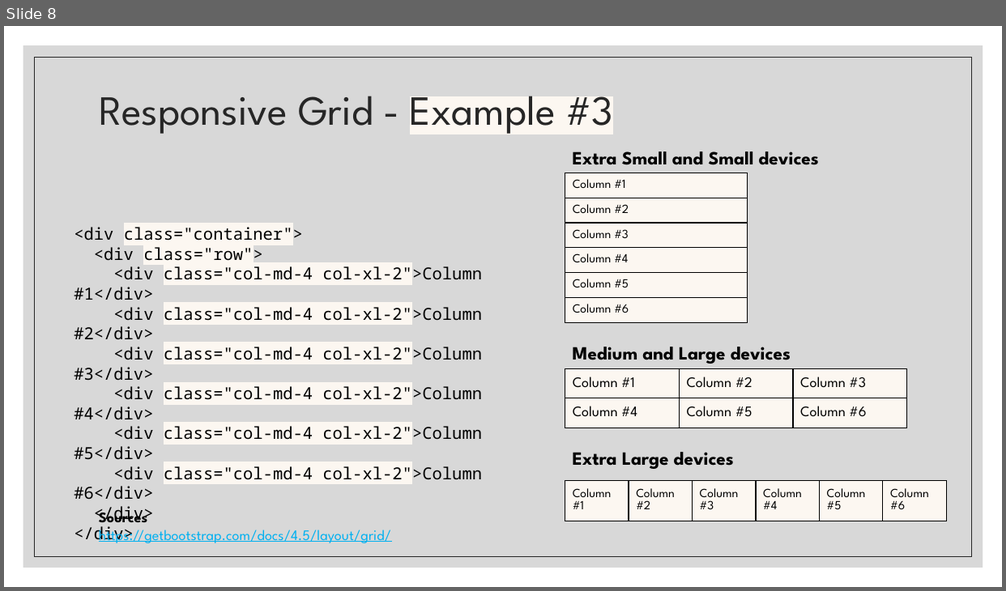
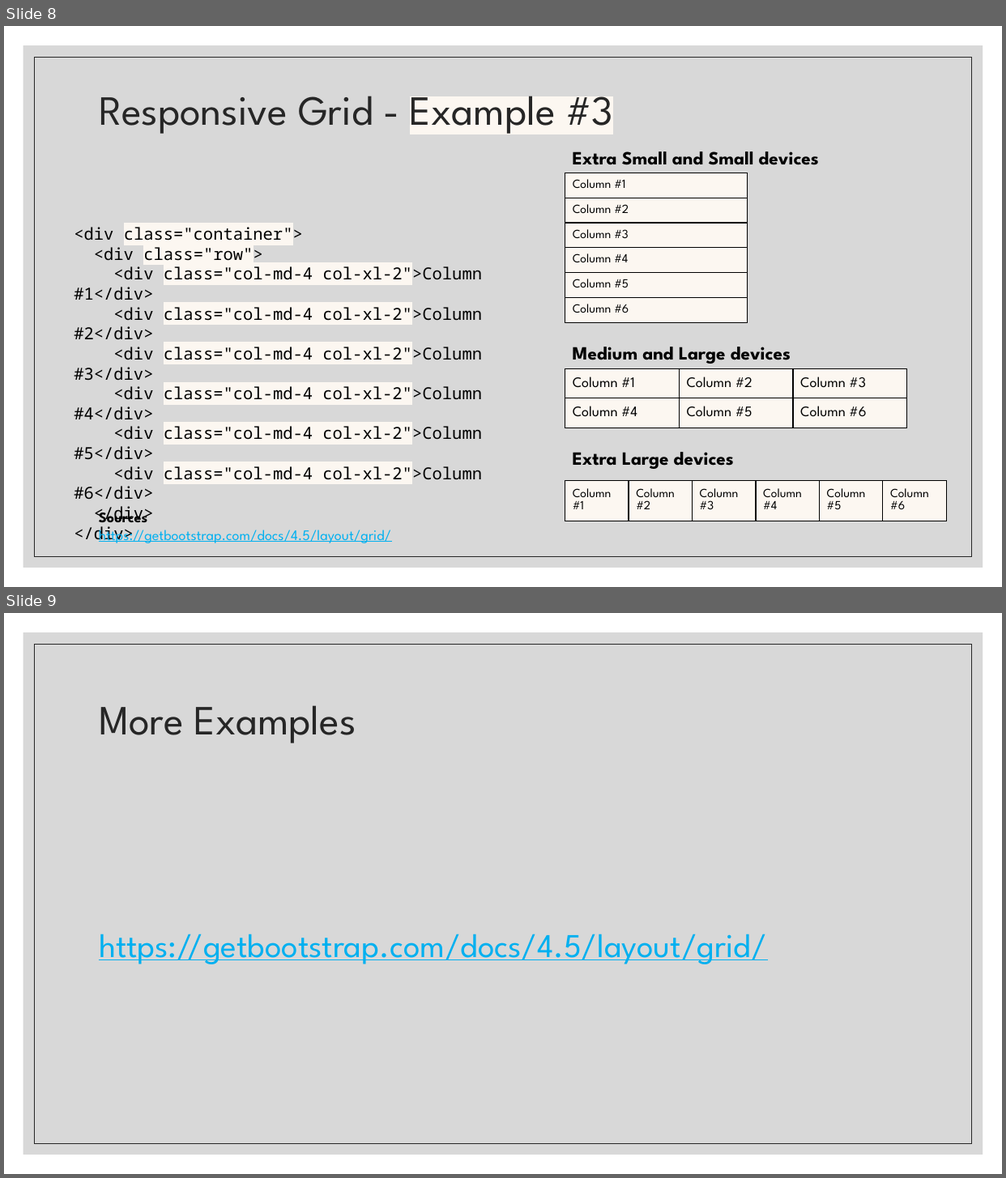
Before and after one commit to paulsmithkc/awd1000_base_lab_and_homework, a slide deck: bootstrap/slides/02 Bootstrap Grid System.pptx. Shown one above the other, each under a label of ours: slide 8 before the commit, slides 8 and 9 after it. The pictures are 1006x591 and 1006x1178 pixels, drawn with LibreOffice and Linux fonts; fonts in the diff are those of the drawing. Boxes give left, top, right and bottom in pixels: in the first picture for what was removed or moved away, otherwise in the second. Text is boxed around its words. In the diff, an @@ line names an element or a change of style, - is before the commit and + after.

Commit message:
Drafting slides about bootstrap cards

```diff
--- a/bootstrap/slides/02 Bootstrap Grid System.pptx
+++ b/bootstrap/slides/02 Bootstrap Grid System.pptx
@@ slide 9 added at <box>4,613,1002,1174</box>, background #FFFFFF; not listed: 2 template elements that a slide beside it also shows @@
@@ title added at <box>99,705,356,743</box>, 40 pt, text #262626 @@
+More Examples
@@ text added at <box>99,934,766,965</box>, 32 pt, text #00B0F0, underline @@
+https://getbootstrap.com/docs/4.5/layout/grid/
```
Also in this commit, not shown: 1 other file.
